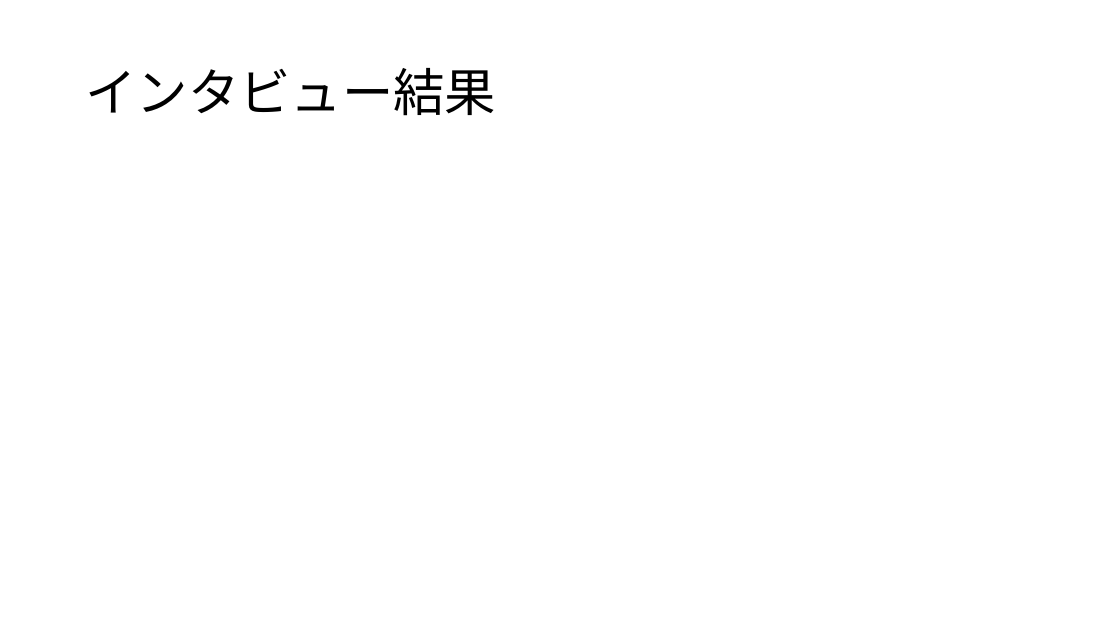
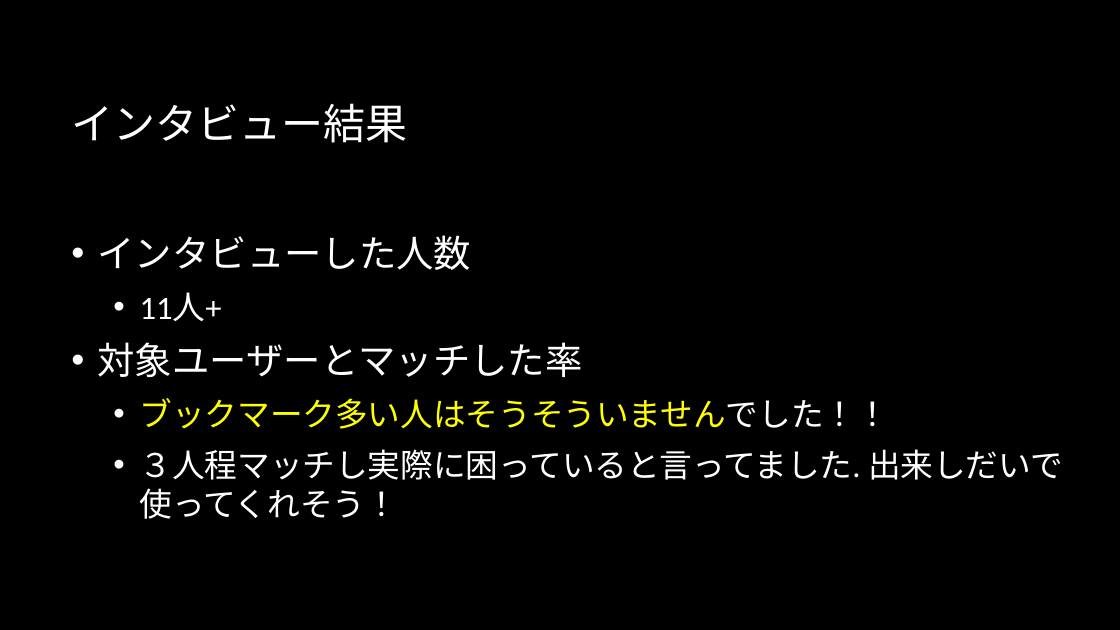
Before and after one commit to Sorarinu/ProjectP2016_F, a slide deck: slide 5 of production-idea/中間発表.pptx (slide 3 before the commit). Drawn at 1120x630 pixels with LibreOffice and Linux fonts; fonts in the diff are those of the drawing; background and template pictures are left out. Boxes give left, top, right and bottom in pixels: in the first picture for what was removed or moved away, otherwise in the second. Text is boxed around its words. In the diff, an @@ line names an element or a change of style, - is before the commit and + after.

Commit message:
#115 スライドざっくり書きました

```diff
--- a/production-idea/中間発表.pptx
+++ b/production-idea/中間発表.pptx
@@ background #FFFFFF to picture (left out) @@
@@ title "インタビュー結果": place and size @@
-title "インタビュー結果" at <box>85,68,496,116</box>
+title "インタビュー結果" at <box>71,103,407,143</box>
@@ title "インタビュー結果" at <box>71,103,407,143</box>: size 44 to 36 pt, text colour #000000 to #FFFFFF; line spacing 0.9 to 1 @@
@@ text added at <box>98,235,1063,519</box>, 28 pt, text #FFFFFF @@
+• インタビューした人数
+  • 11人+
+• 対象ユーザーとマッチした率
+  • ブックマーク多い人はそうそういませんでした！！
+  • ３人程マッチし実際に困っていると言ってました. 出来しだいで使ってくれそう！
```
Also in this commit, not shown: 2 other slides changed, 9 slides added, 2 slides removed, 1 other file.
